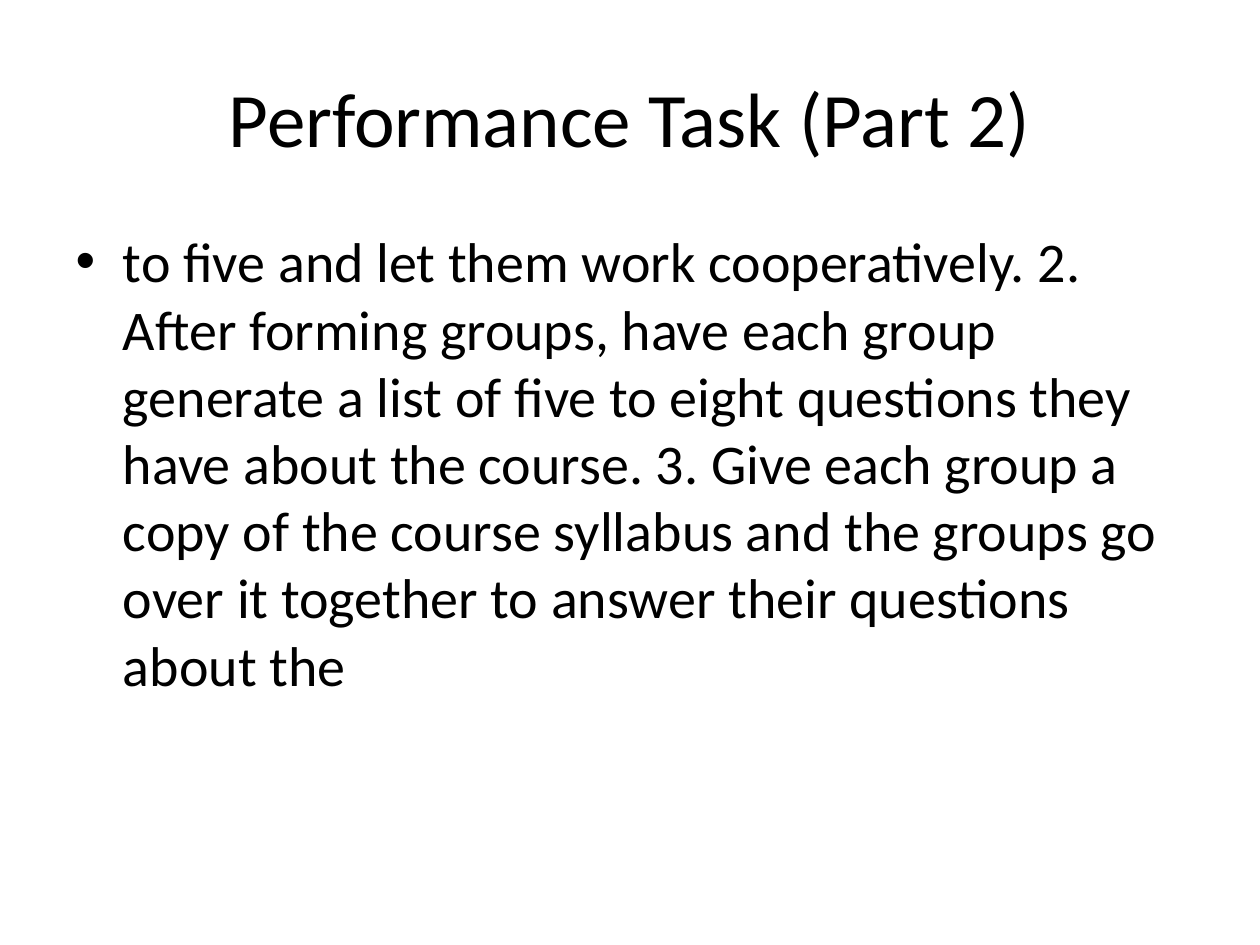
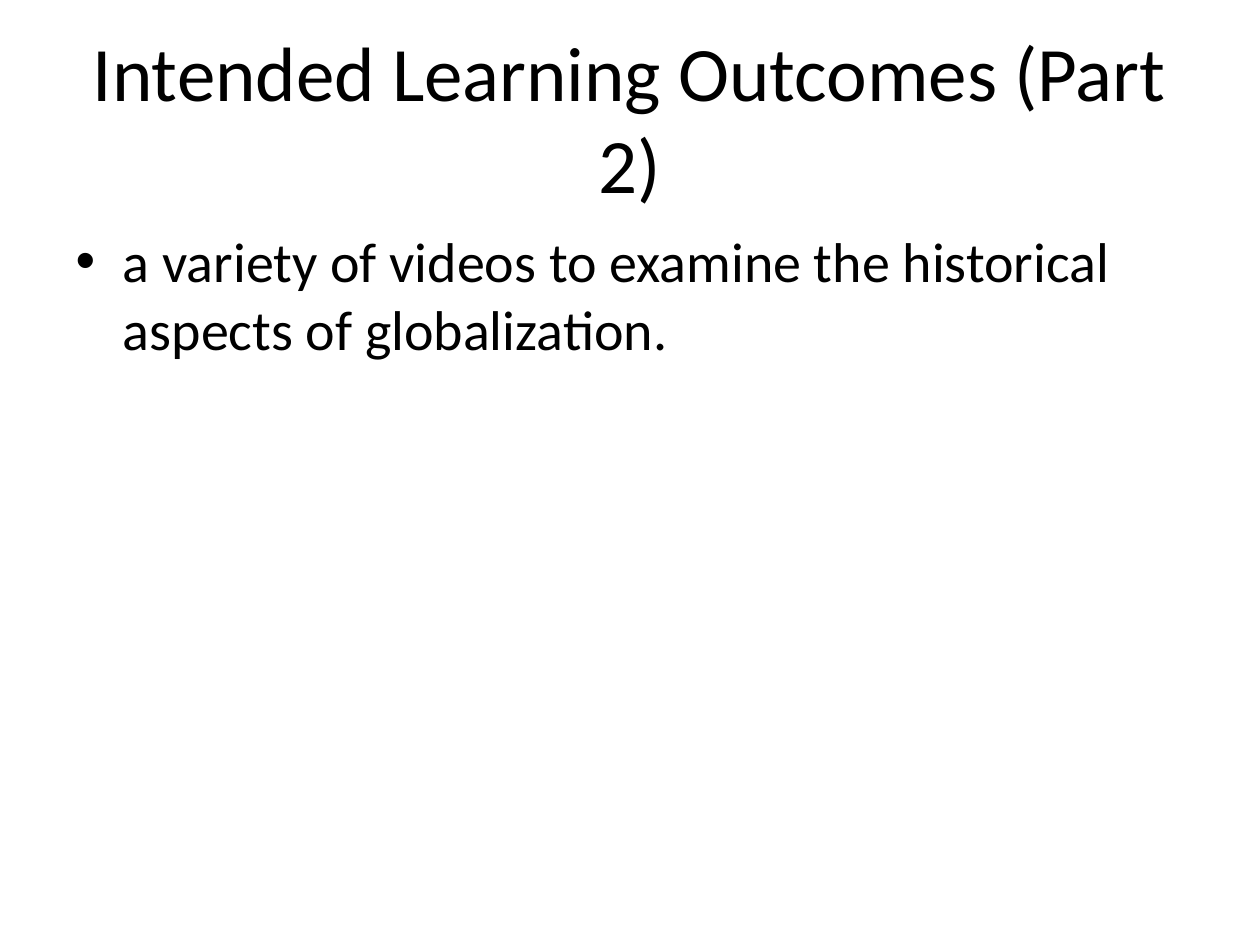
Before and after one commit to ReiJ0J0/PresentFlow_UI, a slide deck: slide 7 of generated/generated_presentation.pptx (slide 37 before the commit). Drawn at 1260x945 pixels with LibreOffice and Linux fonts; fonts in the diff are those of the drawing. Boxes give left, top, right and bottom in pixels: in the first picture for what was removed or moved away, otherwise in the second. Text is boxed around its words. In the diff, an @@ line names an element or a change of style, - is before the commit and + after.

```diff
--- a/generated/generated_presentation.pptx
+++ b/generated/generated_presentation.pptx
@@ title at bbox=[93, 45, 1166, 204]: text changed @@
-Performance Task (Part 2)
+Intended Learning Outcomes (Part 2)
@@ text at bbox=[123, 243, 1109, 360]: text changed @@
-• to five and let them work cooperatively. 2. After forming groups, have each group generate a list of five to eight questions they have about the course. 3. Give each group a copy of the course syllabus and the groups go over it together to answer their questions about the
+• a variety of videos to examine the historical aspects of globalization.
```
Also in this commit, not shown: 11 other slides changed, 39 slides added, 38 slides removed, 4 other files.
